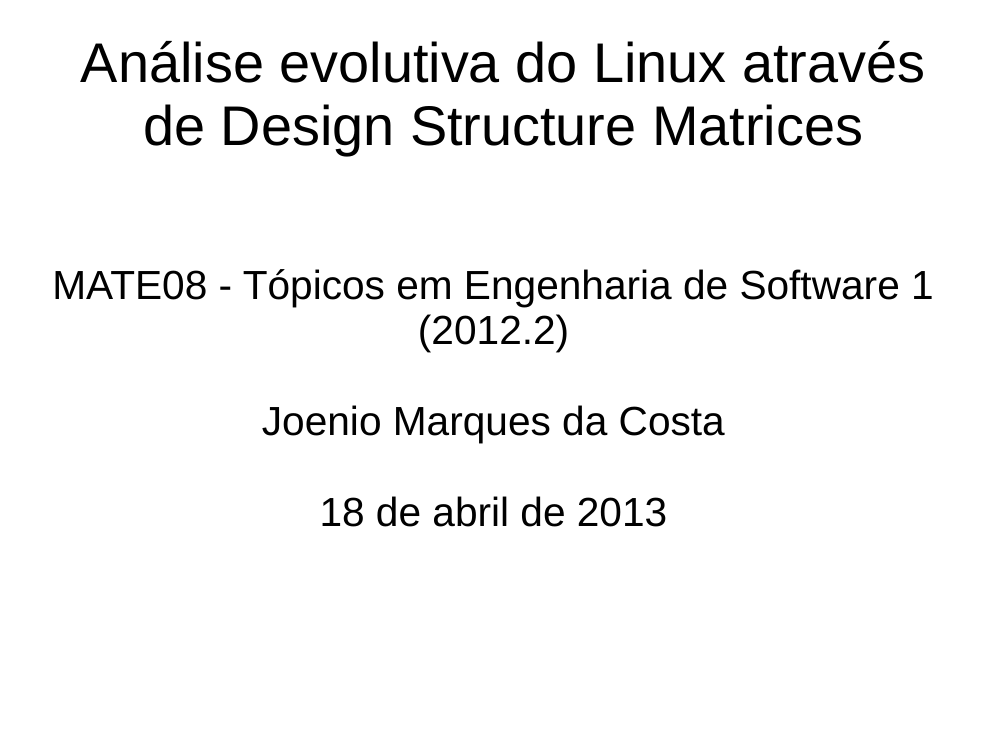
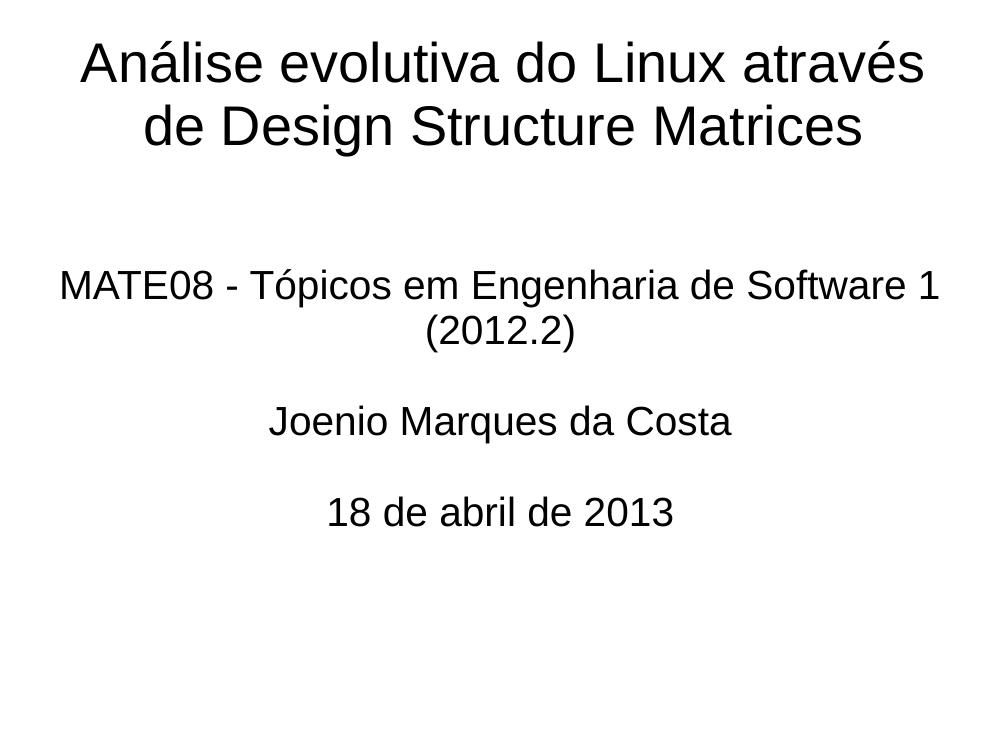
Before and after one commit to joenio/mestrado-ufba, a slide deck: slide 1 of MAT08/Trabalho/Relatorio/slides.ppt. Drawn at 1008x756 pixels with LibreOffice and Linux fonts; fonts in the diff are those of the drawing. Boxes give left, top, right and bottom in pixels: in the first picture for what was removed or moved away, otherwise in the second. Text is boxed around its words. In the diff, an @@ line names an element or a change of style, - is before the commit and + after.

```diff
--- a/MAT08/Trabalho/Relatorio/slides.ppt
+++ b/MAT08/Trabalho/Relatorio/slides.ppt
@@ subtitle "MATE08 - Tópicos em Engenharia ..." at [59,269,941,527]: indent changed @@
```
Also in this commit, not shown: 9 slides added, 9 slides removed, 5 other files.
